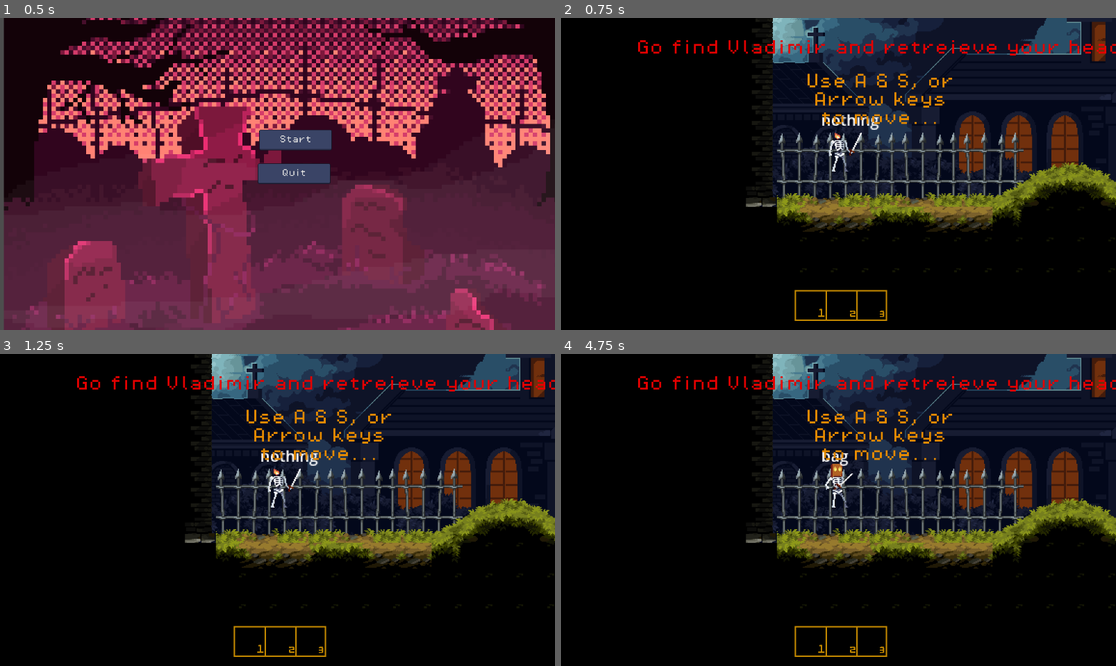
Above: before the commit, frames 1-4 (two rows, left to right).
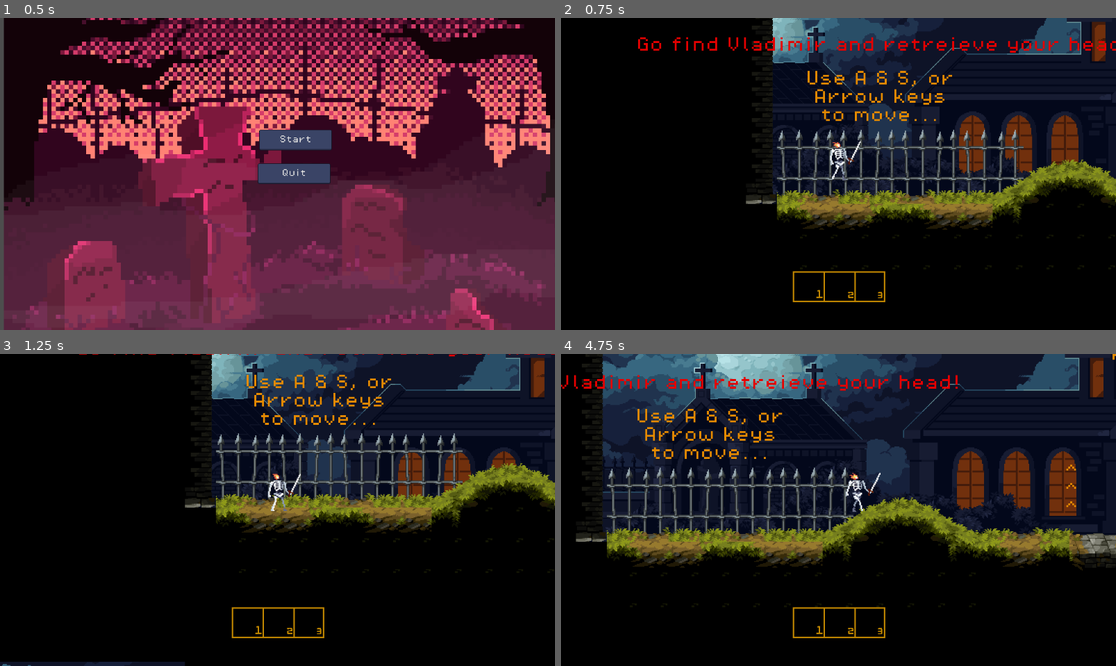
Above: after the commit, the same moments.

Repository: EdisonLing/skullsearch
Game: Godot game, scene res://scenes/menu.tscn
The game is run twice, just before and just after one commit, with the same random seed, the same clock (stepped at 60 frames per second) and the same inputs.
Inputs:
- Up to frame 1 (0.5 s): no input
- Up to frame 2 (0.75 s): click "Start" at 0.5 s
- Up to frame 3 (1.25 s): no input
- Up to frame 4 (4.75 s): tap W every 0.75 s from 1.25 to 4.25 s; hold Right (move_right) 1.28-2.78 s; tap E (attack) at 1.35, 4.55 s; tap Space (jump) at 1.52, 1.82, 2.27, 2.57, 3.77, 3.8, 4.07, 4.35, 4.52 s; tap 1 (hotbar1) at 1.55, 2.1 s; tap 2 (hotbar2) at 2.3, 2.85 s; hold A (move_left) 2.78-3.53 s; tap 3 (hotbar3) at 3.05, 3.6 s; hold Right (move_right) from 3.53 s (still down)

Frame 1 is identical in both runs. In frame 2, 9.3% of the frame differs, in the area x 13-100%, y 0-98%; in frame 3, 19%; in frame 4, 34%, in the area x 0-100%, y 0-98%.

Commit message:
Fina push

Diff:
--- a/skull-search/boss_battle.tscn
+++ b/skull-search/boss_battle.tscn
@@ -1,5 +1,6 @@
-[gd_scene load_steps=13 format=3 uid="uid://bpummwgkjisb1"]
+[gd_scene load_steps=32 format=3 uid="uid://bpummwgkjisb1"]
 
+[ext_resource type="Script" path="res://scenes/inventory.gd" id="2_0xpo0"]
 [ext_resource type="Texture2D" uid="uid://c0cpfrqfxq1js" path="res://assets/assets/sprites/PixelFantasy_Caves_1.0/background1.png" id="2_2n1cq"]
 [ext_resource type="PackedScene" uid="uid://dguok84354ukb" path="res://scenes/player.tscn" id="2_077w3"]
 [ext_resource type="Texture2D" uid="uid://caw84c5bst2ui" path="res://assets/assets/sprites/PixelFantasy_Caves_1.0/background2.png" id="3_abapk"]
@@ -8,6 +9,14 @@
 [ext_resource type="Texture2D" uid="uid://d2lcbww2lg8yq" path="res://assets/assets/sprites/PixelFantasy_Caves_1.0/mainlev_build.png" id="6_bjrqv"]
 [ext_resource type="Texture2D" uid="uid://bwhkwo7dsce2s" path="res://assets/assets/sprites/PixelFantasy_Caves_1.0/props1.png" id="7_aay64"]
 [ext_resource type="Texture2D" uid="uid://d2r5woqhdx4id" path="res://assets/assets/sprites/PixelFantasy_Caves_1.0/props2.png" id="8_essf5"]
+[ext_resource type="PackedScene" uid="uid://cv8y4n14rll8g" path="res://scenes/mushroom.tscn" id="10_5nd5l"]
+[ext_resource type="PackedScene" uid="uid://dh3tvs1iexd8n" path="res://scenes/eyeball.tscn" id="11_678bf"]
+[ext_resource type="PackedScene" uid="uid://cr1c4bkfkp2jd" path="res://platform.tscn" id="12_r17bm"]
+[ext_resource type="PackedScene" uid="uid://ds3j2a586b6x5" path="res://scenes/jackolatern.tscn" id="13_12iuw"]
+[ext_resource type="PackedScene" uid="uid://b2cjydg7prasw" path="res://scenes/hotbar.tscn" id="13_fkuxy"]
+[ext_resource type="Texture2D" uid="uid://b56uaoby7npup" path="res://assets/assets/sprites/Jack.png" id="14_jnkyw"]
+[ext_resource type="PackedScene" uid="uid://2g8u7d5sgdct" path="res://scenes/paperbag.tscn" id="14_mfq2y"]
+[ext_resource type="Texture2D" uid="uid://du3lylxm3oo6i" path="res://assets/assets/sprites/paperbagitem.png" id="15_d4h6l"]
 
 [sub_resource type="TileSetAtlasSource" id="TileSetAtlasSource_5xth8"]
 texture = ExtResource("6_bjrqv")
@@ -4594,15 +4603,79 @@
 sources/1 = SubResource("TileSetAtlasSource_rtnj1")
 sources/2 = SubResource("TileSetAtlasSource_epavr")
 
+[sub_resource type="AtlasTexture" id="AtlasTexture_v33w4"]
+atlas = ExtResource("14_jnkyw")
+region = Rect2(0, 0, 32, 32)
+
+[sub_resource type="AtlasTexture" id="AtlasTexture_ia15r"]
+atlas = ExtResource("14_jnkyw")
+region = Rect2(32, 0, 32, 32)
+
+[sub_resource type="AtlasTexture" id="AtlasTexture_fyxpi"]
+atlas = ExtResource("14_jnkyw")
+region = Rect2(64, 0, 32, 32)
+
+[sub_resource type="AtlasTexture" id="AtlasTexture_75601"]
+atlas = ExtResource("14_jnkyw")
+region = Rect2(96, 0, 32, 32)
+
+[sub_resource type="SpriteFrames" id="SpriteFrames_qpj1f"]
+animations = [{
+"frames": [{
+"duration": 1.0,
+"texture": SubResource("AtlasTexture_v33w4")
+}, {
+"duration": 1.0,
+"texture": SubResource("AtlasTexture_ia15r")
+}, {
+"duration": 1.0,
+"texture": SubResource("AtlasTexture_fyxpi")
+}, {
+"duration": 1.0,
+"texture": SubResource("AtlasTexture_75601")
+}],
+"loop": true,
+"name": &"default",
+"speed": 1.0
+}]
+
+[sub_resource type="AtlasTexture" id="AtlasTexture_il1la"]
+atlas = ExtResource("15_d4h6l")
+region = Rect2(0, 0, 32, 32)
+
+[sub_resource type="AtlasTexture" id="AtlasTexture_82w3g"]
+atlas = ExtResource("15_d4h6l")
+region = Rect2(32, 0, 32, 32)
+
+[sub_resource type="AtlasTexture" id="AtlasTexture_r6nuo"]
+atlas = ExtResource("15_d4h6l")
+region = Rect2(64, 0, 32, 32)
+
+[sub_resource type="AtlasTexture" id="AtlasTexture_08pxt"]
+atlas = ExtResource("15_d4h6l")
+region = Rect2(96, 0, 32, 32)
+
+[sub_resource type="SpriteFrames" id="SpriteFrames_x6b3i"]
+animations = [{
+"frames": [{
+"duration": 1.0,
+"texture": SubResource("AtlasTexture_il1la")
+}, {
+"duration": 1.0,
+"texture": SubResource("AtlasTexture_82w3g")
+}, {
+"duration": 1.0,
+"texture": SubResource("AtlasTexture_r6nuo")
+}, {
+"duration": 1.0,
+"texture": SubResource("AtlasTexture_08pxt")
+}],
+"loop": true,
+"name": &"default",
+"speed": 5.0
+}]
+
 [node name="Boss battle" type="Node"]
-
-[node name="Player" parent="." instance=ExtResource("2_077w3")]
-position = Vector2(7, -19)
-
-[node name="Camera2D" type="Camera2D" parent="Player"]
-position = Vector2(1, 1)
-zoom = Vector2(1.5, 1.5)
-position_smoothing_enabled = true
 
 [node name="ParallaxBackground" type="ParallaxBackground" parent="."]
 
@@ -4640,4 +4713,80 @@
 layer_0/name = "background"
 layer_0/tile_data = PackedInt32Array(-720868, 851968, 30, -917480, 851968, 30, -983018, 851968, 30, -917493, 851968, 30 …(2137 unchanged characters)…
 layer_1/name = "Layer0"
-layer_1/tile_data = PackedInt32Array(65535, 196608, 29, 0, 1 …(3567 unchanged characters)… 0, 196608, 20, -655338, 1507328, 0, -196609, 1507328, 0, -524285, 1507328, 0, -327666, 1507328, 0, -196589, 1638400, 3, -196581, 1769472, 3, -262124, 1507328, 0, -262119, 1507328, 0, -262118, 1507328, 0)
+layer_1/tile_data = PackedInt32Array(65535, 196608, 29, 0, 1 …(3567 unchanged characters)… 0, 196608, 20, -655338, 1507328, 0, -196589, 1638400, 3, -196581, 1769472, 3, -262124, 1507328, 0, -262119, 1507328, 0, -262118, 1507328, 0)
+
+[node name="Mushroom" parent="." instance=ExtResource("10_5nd5l")]
+position = Vector2(422, -51)
+
+[node name="Mushroom2" parent="." instance=ExtResource("10_5nd5l")]
+position = Vector2(171, -272)
+
+[node name="Mushroom3" parent="." instance=ExtResource("10_5nd5l")]
+position = Vector2(747, -147)
+
+[node name="EYEBALL" parent="." instance=ExtResource("11_678bf")]
+position = Vector2(-26, -256)
+
+[node name="EYEBALL2" parent="." instance=ExtResource("11_678bf")]
+position = Vector2(468, -250)
+
+[node name="EYEBALL3" parent="." instance=ExtResource("11_678bf")]
+position = Vector2(268, -103)
+
+[node name="Platform" parent="." instance=ExtResource("12_r17bm")]
+position = Vector2(179, -172)
+
+[node name="Platform2" parent="." instance=ExtResource("12_r17bm")]
+position = Vector2(377, -262)
+
+[node name="Platform3" parent="." instance=ExtResource("12_r17bm")]
+position = Vector2(444, -97)
+
+[node name="Platform4" parent="." instance=ExtResource("12_r17bm")]
+position = Vector2(-72, -153)
+
+[node name="jackolantern" parent="." instance=ExtResource("13_12iuw")]
+position = Vector2(-9, -42)
+
+[node name="paperbag" parent="." instance=ExtResource("14_mfq2y")]
+position = Vector2(35, -39)
+
+[node name="CanvasLayer" type="CanvasLayer" parent="."]
+
+[node name="Hotbar" parent="CanvasLayer" instance=ExtResource("13_fkuxy")]
+anchors_preset = 7
+anchor_left = 0.5
+anchor_top = 1.0
+anchor_right = 0.5
+offset_left = 1.0
+offset_top = -100.0
+offset_right = 1.0
+offset_bottom = -100.0
+grow_vertical = 0
+size_flags_horizontal = 4
+metadata/_edit_use_anchors_ = true
+
+[node name="AnimatedSprite2D" type="AnimatedSprite2D" parent="CanvasLayer/Hotbar"]
+visible = false
+position = Vector2(-67, 3)
+scale = Vector2(1.16, 1.16)
+sprite_frames = SubResource("SpriteFrames_qpj1f")
+
+[node name="AnimatedSprite2D2" type="AnimatedSprite2D" parent="CanvasLayer/Hotbar"]
+visible = false
+position = Vector2(-1, 1)
+scale = Vector2(2.52865, 2.52865)
+sprite_frames = SubResource("SpriteFrames_x6b3i")
+autoplay = "default"
+
+[node name="CharacterBody2D" parent="." instance=ExtResource("2_077w3")]
+position = Vector2(2, -25)
+
+[node name="Camera2D" type="Camera2D" parent="CharacterBody2D"]
+position = Vector2(-2, -9)
+zoom = Vector2(2, 2)
+position_smoothing_enabled = true
+
+[node name="Inventory2" type="Node2D" parent="CharacterBody2D"]
+unique_name_in_owner = true
+script = ExtResource("2_0xpo0")
--- /dev/null
+++ b/skull-search/platform.tscn
@@ -0,0 +1,19 @@
+[gd_scene load_steps=3 format=3 uid="uid://cr1c4bkfkp2jd"]
+
+[ext_resource type="Texture2D" uid="uid://d2lcbww2lg8yq" path="res://assets/assets/sprites/PixelFantasy_Caves_1.0/mainlev_build.png" id="1_qvvn6"]
+
+[sub_resource type="RectangleShape2D" id="RectangleShape2D_5n85b"]
+size = Vector2(160, 12)
+
+[node name="Platform" type="AnimatableBody2D"]
+
+[node name="Sprite2D" type="Sprite2D" parent="."]
+position = Vector2(8, -8)
+texture = ExtResource("1_qvvn6")
+region_enabled = true
+region_rect = Rect2(755.884, 7.8843, 166.116, 28.0992)
+
+[node name="CollisionShape2D" type="CollisionShape2D" parent="."]
+position = Vector2(8, -8)
+shape = SubResource("RectangleShape2D_5n85b")
+one_way_collision = true
--- /dev/null
+++ b/skull-search/scenes/hotbar.gd
@@ -0,0 +1,11 @@
+extends Control
+
+
+# Called when the node enters the scene tree for the first time.
+func _ready() -> void:
+	pass # Replace with function body.
+
+
+# Called every frame. 'delta' is the elapsed time since the previous frame.
+func _process(delta: float) -> void:
+	pass
--- a/skull-search/scenes/hotbar.tscn
+++ b/skull-search/scenes/hotbar.tscn
@@ -1,15 +1,21 @@
-[gd_scene load_steps=2 format=3 uid="uid://b2cjydg7prasw"]
+[gd_scene load_steps=3 format=3 uid="uid://b2cjydg7prasw"]
 
+[ext_resource type="Script" path="res://scenes/hotbar.gd" id="1_21xnj"]
 [ext_resource type="Texture2D" uid="uid://ju01hb3a3sxe" path="res://assets/assets/sprites/hotbar.png" id="1_355r6"]
 
-[node name="Control" type="Control"]
+[node name="Hotbar" type="Control"]
 layout_mode = 3
 anchors_preset = 15
 anchor_right = 1.0
 anchor_bottom = 1.0
+offset_left = 2.0
+offset_top = -41.0
+offset_right = 2.0
+offset_bottom = -41.0
 grow_horizontal = 2
 grow_vertical = 2
+size_flags_vertical = 8
+script = ExtResource("1_21xnj")
 
 [node name="Sprite2D" type="Sprite2D" parent="."]
-position = Vector2(5, -41)
 texture = ExtResource("1_355r6")
--- a/skull-search/scenes/inventory.gd
+++ b/skull-search/scenes/inventory.gd
@@ -1,7 +1,7 @@
 extends Node2D
 
 # A dictionary to hold item data
-var items = {"nothing": 1, "jack":1, "bag":1} #define names of items and set which ones are owned by default
+var items = {"nothing": 1, "jack":0, "bag":0} #define names of items and set which ones are owned by default
 var currentItem = "nothing"
 
 # Max size of the inventory
@@ -33,12 +33,8 @@
 
 func _process(delta: float) -> void:
 	if Input.is_action_just_pressed("hotbar1"):
-		if items["nothing"] > 0:
-			switchCurrentItem("nothing")
-	elif Input.is_action_just_pressed("hotbar2"):
 		if items["jack"] > 0:
 			switchCurrentItem("jack")
-	elif Input.is_action_just_pressed("hotbar3"):
+	elif Input.is_action_just_pressed("hotbar2"):
 		if items["bag"] > 0:
 			switchCurrentItem("bag")
-	$InventoryLabel.text = currentItem
--- /dev/null
+++ b/skull-search/scenes/jackolatern.gd
@@ -0,0 +1,7 @@
+extends Area2D
+
+func _on_body_entered(body: Node2D) -> void:
+	%Inventory2.items["jack"] = 1
+	%Inventory2.switchCurrentItem("jack")
+	$"../CanvasLayer/Hotbar/AnimatedSprite2D".visible = true
+	queue_free()
--- a/skull-search/scenes/jackolatern.tscn
+++ b/skull-search/scenes/jackolatern.tscn
@@ -1,6 +1,7 @@
-[gd_scene load_steps=8 format=3 uid="uid://ds3j2a586b6x5"]
+[gd_scene load_steps=9 format=3 uid="uid://ds3j2a586b6x5"]
 
 [ext_resource type="Texture2D" uid="uid://b56uaoby7npup" path="res://assets/assets/sprites/Jack.png" id="1_6b072"]
+[ext_resource type="Script" path="res://scenes/jackolatern.gd" id="1_a4lin"]
 
 [sub_resource type="AtlasTexture" id="AtlasTexture_v33w4"]
 atlas = ExtResource("1_6b072")
@@ -42,6 +43,9 @@
 radius = 12.0
 
 [node name="Area2D" type="Area2D"]
+collision_layer = 64
+collision_mask = 64
+script = ExtResource("1_a4lin")
 
 [node name="AnimatedSprite2D" type="AnimatedSprite2D" parent="."]
 sprite_frames = SubResource("SpriteFrames_wskou")
@@ -50,3 +54,5 @@
 [node name="CollisionShape2D" type="CollisionShape2D" parent="."]
 position = Vector2(1, 5)
 shape = SubResource("CircleShape2D_jupmq")
+
+[connection signal="body_entered" from="." to="." method="_on_body_entered"]
--- a/skull-search/scenes/level_0.tscn
+++ b/skull-search/scenes/level_0.tscn
@@ -8,6 +8,7 @@
 [ext_resource type="Texture2D" uid="uid://dw1ih7gqc04bh" path="res://assets/assets/sprites/Final/Final/Background_1.png" id="5_etl2f"]
 [ext_resource type="Texture2D" uid="uid://40m7dmfvq4w5" path="res://assets/assets/sprites/Final/Final/Grass_background_1.png" id="6_hk6ss"]
 [ext_resource type="Texture2D" uid="uid://wsql4476m22i" path="res://assets/assets/sprites/Final/Final/Grass_background_2.png" id="7_ig6d3"]
+[ext_resource type="Script" path="res://scenes/inventory.gd" id="9_18eay"]
 [ext_resource type="Texture2D" uid="uid://dvnucfjfljljh" path="res://assets/assets/sprites/Final/Final/Background_Full.png" id="9_v7b62"]
 [ext_resource type="FontFile" uid="uid://hw2eqasag4tt" path="res://assets/assets/fonts/PixelOperator8.ttf" id="10_sq6l2"]
 [ext_resource type="PackedScene" uid="uid://b2cjydg7prasw" path="res://scenes/hotbar.tscn" id="10_ysyt0"]
@@ -16,6 +17,8 @@
 [ext_resource type="PackedScene" uid="uid://2g8u7d5sgdct" path="res://scenes/paperbag.tscn" id="13_xuywm"]
 [ext_resource type="PackedScene" uid="uid://ds3j2a586b6x5" path="res://scenes/jackolatern.tscn" id="15_xrlqq"]
 [ext_resource type="PackedScene" uid="uid://j5g2qo7e6e4s" path="res://scenes/portal.tscn" id="16_6gtb6"]
+[ext_resource type="Texture2D" uid="uid://b56uaoby7npup" path="res://assets/assets/sprites/Jack.png" id="18_07tvt"]
+[ext_resource type="Texture2D" uid="uid://du3lylxm3oo6i" path="res://assets/assets/sprites/paperbagitem.png" id="19_4gxgq"]
 
 [sub_resource type="TileSetAtlasSource" id="TileSetAtlasSource_w85bk"]
 texture = ExtResource("2_5ltuk")
@@ -3253,6 +3256,78 @@
 [sub_resource type="RectangleShape2D" id="RectangleShape2D_6g7ii"]
 size = Vector2(142, 364.5)
 
+[sub_resource type="AtlasTexture" id="AtlasTexture_v33w4"]
+atlas = ExtResource("18_07tvt")
+region = Rect2(0, 0, 32, 32)
+
+[sub_resource type="AtlasTexture" id="AtlasTexture_ia15r"]
+atlas = ExtResource("18_07tvt")
+region = Rect2(32, 0, 32, 32)
+
+[sub_resource type="AtlasTexture" id="AtlasTexture_fyxpi"]
+atlas = ExtResource("18_07tvt")
+region = Rect2(64, 0, 32, 32)
+
+[sub_resource type="AtlasTexture" id="AtlasTexture_75601"]
+atlas = ExtResource("18_07tvt")
+region = Rect2(96, 0, 32, 32)
+
+[sub_resource type="SpriteFrames" id="SpriteFrames_6oaca"]
+animations = [{
+"frames": [{
+"duration": 1.0,
+"texture": SubResource("AtlasTexture_v33w4")
+}, {
+"duration": 1.0,
+"texture": SubResource("AtlasTexture_ia15r")
+}, {
+"duration": 1.0,
+"texture": SubResource("AtlasTexture_fyxpi")
+}, {
+"duration": 1.0,
+"texture": SubResource("AtlasTexture_75601")
+}],
+"loop": true,
+"name": &"default",
+"speed": 1.0
+}]
+
+[sub_resource type="AtlasTexture" id="AtlasTexture_il1la"]
+atlas = ExtResource("19_4gxgq")
+region = Rect2(0, 0, 32, 32)
+
+[sub_resource type="AtlasTexture" id="AtlasTexture_82w3g"]
+atlas = ExtResource("19_4gxgq")
+region = Rect2(32, 0, 32, 32)
+
+[sub_resource type="AtlasTexture" id="AtlasTexture_r6nuo"]
+atlas = ExtResource("19_4gxgq")
+region = Rect2(64, 0, 32, 32)
+
+[sub_resource type="AtlasTexture" id="AtlasTexture_08pxt"]
+atlas = ExtResource("19_4gxgq")
+region = Rect2(96, 0, 32, 32)
+
+[sub_resource type="SpriteFrames" id="SpriteFrames_d8yid"]
+animations = [{
+"frames": [{
+"duration": 1.0,
+"texture": SubResource("AtlasTexture_il1la")
+}, {
+"duration": 1.0,
+"texture": SubResource("AtlasTexture_82w3g")
+}, {
+"duration": 1.0,
+"texture": SubResource("AtlasTexture_r6nuo")
+}, {
+"duration": 1.0,
+"texture": SubResource("AtlasTexture_08pxt")
+}],
+"loop": true,
+"name": &"default",
+"speed": 5.0
+}]
+
 [node name="Level0" type="Node"]
 
 [node name="TileMap" type="TileMap" parent="."]
@@ -3273,6 +3348,10 @@
 zoom = Vector2(2, 2)
 position_smoothing_enabled = true
 
+[node name="Inventory2" type="Node2D" parent="CharacterBody2D"]
+unique_name_in_owner = true
+script = ExtResource("9_18eay")
+
 [node name="ParallaxBackground" type="ParallaxBackground" parent="."]
 
 [node name="Background1" type="ParallaxLayer" parent="ParallaxBackground"]
@@ -3283,20 +3362,6 @@
 texture = ExtResource("9_v7b62")
 centered = false
 offset = Vector2(0, -100)
-
-[node name="CanvasLayer" type="CanvasLayer" parent="."]
-
-[node name="Control" parent="CanvasLayer" instance=ExtResource("10_ysyt0")]
-anchors_preset = 7
-anchor_left = 0.5
-anchor_top = 1.0
-anchor_right = 0.5
-offset_top = -20.0
-offset_bottom = -20.0
-grow_vertical = 0
-pivot_offset = Vector2(0, -20)
-size_flags_horizontal = 4
-metadata/_edit_use_anchors_ = true
 
 [node name="StaticBody2D" type="StaticBody2D" parent="."]
 
@@ -3386,10 +3451,40 @@
 autowrap_mode = 2
 
 [node name="jackolatern" parent="." instance=ExtResource("15_xrlqq")]
-position = Vector2(852, 203)
+position = Vector2(852, 201)
 
 [node name="paperbag" parent="." instance=ExtResource("13_xuywm")]
 position = Vector2(1870, 201)
 
 [node name="Portal" parent="." instance=ExtResource("16_6gtb6")]
 position = Vector2(2671, 55)
+
+[node name="CanvasLayer" type="CanvasLayer" parent="."]
+
+[node name="Hotbar" parent="CanvasLayer" instance=ExtResource("10_ysyt0")]
+anchors_preset = 7
+anchor_left = 0.5
+anchor_top = 1.0
+anchor_right = 0.5
+offset_left = 1.0
+offset_top = -100.0
+offset_right = 1.0
+offset_bottom = -100.0
+grow_vertical = 0
+size_flags_horizontal = 4
+metadata/_edit_use_anchors_ = true
+
+[node name="AnimatedSprite2D" type="AnimatedSprite2D" parent="CanvasLayer/Hotbar"]
+visible = false
+position = Vector2(-67, 3)
+scale = Vector2(1.16, 1.16)
+sprite_frames = SubResource("SpriteFrames_6oaca")
+
+[node name="AnimatedSprite2D2" type="AnimatedSprite2D" parent="CanvasLayer/Hotbar"]
+visible = false
+position = Vector2(-1, 1)
+scale = Vector2(2.52865, 2.52865)
+sprite_frames = SubResource("SpriteFrames_d8yid")
+autoplay = "default"
+
+[connection signal="body_entered" from="jackolatern" to="CharacterBody2D" method="_on_jackolatern_body_entered"]
--- a/skull-search/scenes/paperbag.gd
+++ b/skull-search/scenes/paperbag.gd
@@ -1,7 +1,9 @@
 extends Area2D
-var status = false
-signal pickedUp(status)
+
+@onready var inventory: Node2D = %Inventory2
 
 func _on_body_entered(body: Node2D) -> void:
-	status = true
-	pickedUp.emit()
+	%Inventory2.items["bag"] = 1
+	%Inventory2.switchCurrentItem("bag")
+	$"../CanvasLayer/Hotbar/AnimatedSprite2D2".visible = true
+	queue_free()
--- a/skull-search/scenes/player.tscn
+++ b/skull-search/scenes/player.tscn
@@ -16,7 +16,6 @@
 [ext_resource type="Texture2D" uid="uid://csa2vrcu2mdui" path="res://assets/assets/sprites/Jack o lantern/Skeleton_01_White_Idle.png" id="13_35fwa"]
 [ext_resource type="Texture2D" uid="uid://trrq013n20sf" path="res://assets/assets/sprites/Jack o lantern/Skeleton_01_White_Walk.png" id="14_qons4"]
 [ext_resource type="Texture2D" uid="uid://bs1kljsmkhoph" path="res://assets/assets/sprites/Jack o lantern/Skeleton_01_White_Die.png" id="16_yvrmj"]
-[ext_resource type="Script" path="res://scenes/inventory.gd" id="17_lnhdp"]
 
 [sub_resource type="CapsuleShape2D" id="CapsuleShape2D_g4rxs"]
 height = 42.0
@@ -1137,15 +1136,6 @@
 
 [node name="DealAttackCD" type="Timer" parent="."]
 
-[node name="Inventory" type="Node2D" parent="."]
-script = ExtResource("17_lnhdp")
-
-[node name="InventoryLabel" type="Label" parent="Inventory"]
-offset_left = -20.0
-offset_top = -77.0
-offset_right = 20.0
-offset_bottom = -54.0
-
 [connection signal="body_entered" from="Hitbox" to="." method="_on_hitbox_body_entered"]
 [connection signal="body_exited" from="Hitbox" to="." method="_on_hitbox_body_exited"]
 [connection signal="timeout" from="attackCD" to="." method="_on_attack_cd_timeout"]
--- a/skull-search/scripts/player.gd
+++ b/skull-search/scripts/player.gd
@@ -4,7 +4,6 @@
 const JUMP_VELOCITY = -300.0
 
 @onready var animated_sprite: AnimatedSprite2D = $AnimatedSprite2D
-@onready var paperbag: Area2D = $"../paperbag"
 
 var enemy_in_range = false
 var enemy_attack_cooldown = true
@@ -51,12 +50,10 @@
 
 
 
+
 func _physics_process(delta: float) -> void:
 	enemy_attack()
 	player_attack()
-	if paperbag.pickedUp():
-		animationSet("bag","idle")
-		$Inventory.currentItem = "bag"
 	if health <= 0:
 		#$AnimatedSprite2D.play("death")
 		health = 0
@@ -80,12 +77,12 @@
 			attack_ip = false
 	elif is_on_floor():
 		if direction == 0:
-			animated_sprite.play(animationSet($Inventory.currentItem, "idle"))
+			animated_sprite.play(animationSet($Inventory2.currentItem, "idle"))
 
 		elif direction:
-			animated_sprite.play(animationSet($Inventory.currentItem, "walk"))
+			animated_sprite.play(animationSet($Inventory2.currentItem, "walk"))
 	else:
-		animated_sprite.play(animationSet($Inventory.currentItem, "jump"))
+		animated_sprite.play(animationSet($Inventory2.currentItem, "jump"))
 	#play animation
 
 	if direction:
@@ -100,14 +97,14 @@
 	if Input.is_action_just_pressed("move_left"):
 		velocity.x = -SPEED
 		$AnimatedSprite2D.flip_h = true
-		$AnimatedSprite2D.play(animationSet($Inventory.currentItem, "walk"))
+		$AnimatedSprite2D.play(animationSet($Inventory2.currentItem, "walk"))
 	elif Input.is_action_just_pressed("move_right"):
 		velocity.x = SPEED
 		$AnimatedSprite2D.flip_h = false
-		$AnimatedSprite2D.play(animationSet($Inventory.currentItem, "walk"))
+		$AnimatedSprite2D.play(animationSet($Inventory2.currentItem, "walk"))
 	elif attack_ip == false:
 		velocity.x = 0
-		$AnimatedSprite2D.play(animationSet($Inventory.currentItem, "idle"))
+		$AnimatedSprite2D.play(animationSet($Inventory2.currentItem, "idle"))
 
 	if not is_on_floor():
 		velocity += get_gravity() * delta
@@ -146,22 +143,26 @@
 		attack_ip = true
 		if dir == 1:
 			animated_sprite.flip_h = false
-			animated_sprite.play(animationSet($Inventory.currentItem, "attack"))
-			if $Inventory.currentItem != "nothing":
+			animated_sprite.play(animationSet($Inventory2.currentItem, "attack"))
+			if $Inventory2.currentItem != "nothing":
 				$DealAttackCD.start()
 		if dir == -1:
 			animated_sprite.flip_h = true
-			animated_sprite.play(animationSet($Inventory.currentItem, "attack"))
-			if $Inventory.currentItem != "nothing":
+			animated_sprite.play(animationSet($Inventory2.currentItem, "attack"))
+			if $Inventory2.currentItem != "nothing":
 				$DealAttackCD.start()
 		if dir == 0:
-			animated_sprite.play(animationSet($Inventory.currentItem, "attack"))
-			if $Inventory.currentItem != "nothing":
+			animated_sprite.play(animationSet($Inventory2.currentItem, "attack"))
+			if $Inventory2.currentItem != "nothing":
 				$DealAttackCD.start()
 
 
 func _on_deal_attack_cd_timeout() -> void:
-	if $Inventory.currentItem != "nothing":
+	if $Inventory2.currentItem != "nothing":
 		$DealAttackCD.stop()
 	global.player_current_attack = false
 	attack_ip = false
+
+
+func _on_jackolatern_body_entered(body: Node2D) -> void:
+	pass # Replace with function body.
Not shown: 1 places in skull-search/scenes/level_0.tscn that only renumber resources
Not shown: 1 places in skull-search/scenes/menu.tscn that only renumber resources
Not shown: 1 places in skull-search/scenes/player.tscn that only renumber resources
